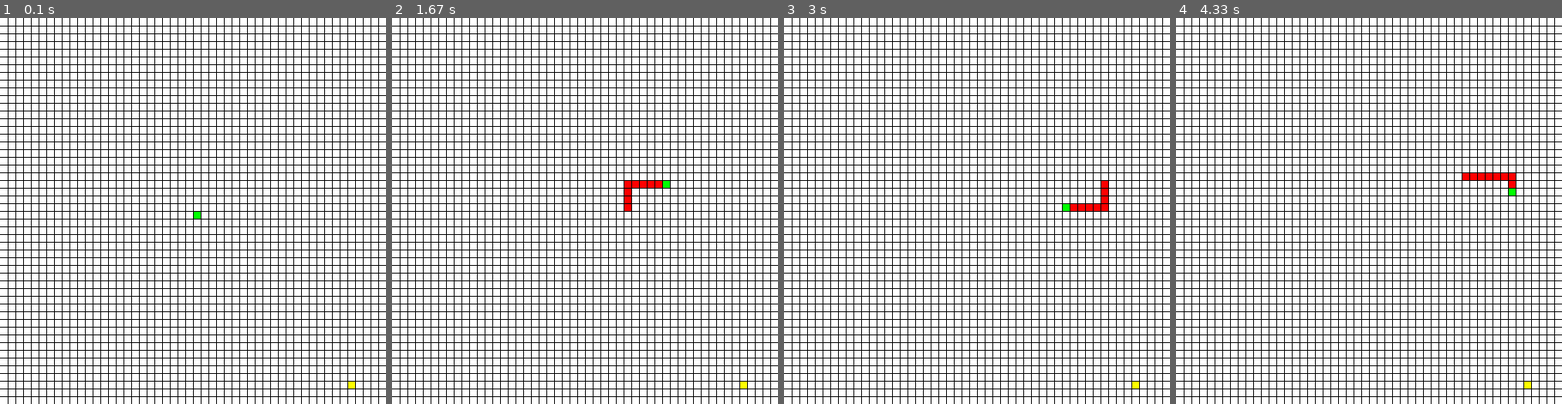
Above: before the commit, frames 1-4 (left to right).
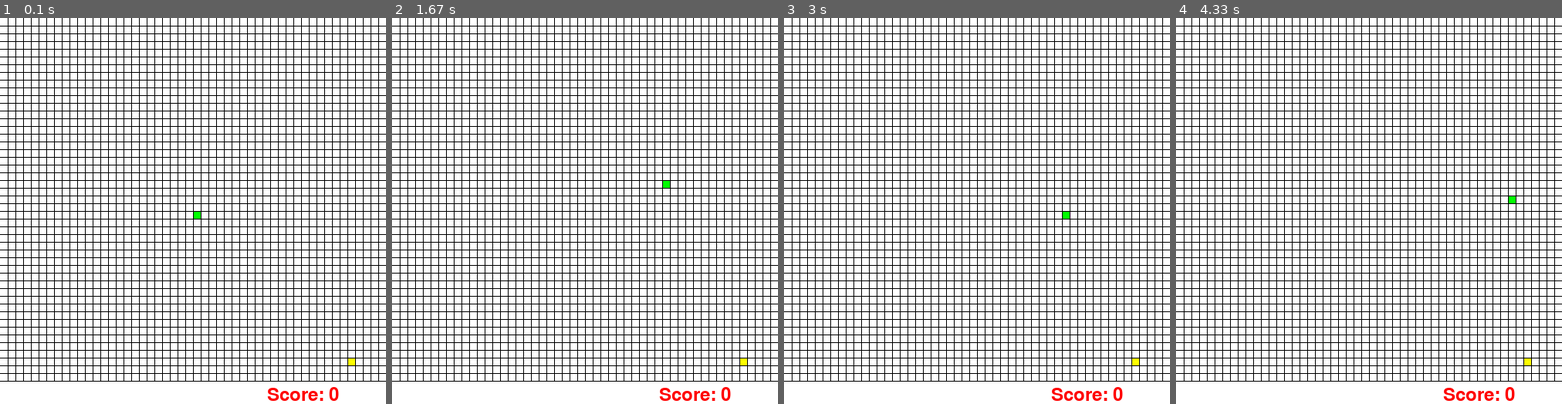
Above: after the commit, the same moments.

Repository: BlakeHord/Pygame-Snake
Game: pygame game, started from snake.py
Same seed, same stepped clock (60 frames per second), same inputs: the game is played once before the commit and once after it.
Inputs:
- Up to frame 1 (0.1 s): no input
- Up to frame 2 (1.67 s): hold Right 0.33-0.8 s; hold Up 0.83-1.13 s; hold Right 1.17-1.63 s
- Up to frame 3 (3 s): hold Down 2.23-2.53 s; hold Left 2.57-2.97 s
- Up to frame 4 (4.33 s): hold Up 3-3.37 s; hold Right 3.4-4.03 s; hold Down from 4.07 s (still down)

The runs differ from the first frame. In frame 1, 1.3% of the frame differs, in the area x 0-100%, y 88-100%; in frame 2, 1.5%; in frame 3, 1.6%, in the area x 0-100%, y 42-100%; in frame 4, 1.6%.

Commit message:
Added score functionality, reduced grid area

Diff:
--- a/snake.py
+++ b/snake.py
@@ -24,8 +24,9 @@
 
     def draw(self, screen):
         for i in range(1,self.num + 1):
-            pygame.draw.line(screen, black, [0,CELLSIZE*i], [500,CELLSIZE*i])
-            pygame.draw.line(screen, black, [CELLSIZE*i,0], [CELLSIZE*i,500])
+            if i < self.num - 1:
+                pygame.draw.line(screen, black, [0,CELLSIZE*i], [500,CELLSIZE*i])
+            pygame.draw.line(screen, black, [CELLSIZE*i,0], [CELLSIZE*i,470])
 
 def timeStep(blockList):
     for j in range(len(blockList)-1,0,-1):
@@ -39,6 +40,7 @@
     text = font.render("GAME OVER", 1, red)
     textpos = text.get_rect()
     textpos.centerx = screen.get_rect().centerx
+    textpos.centery = screen.get_rect().centery
     screen.blit(text, textpos)
     pygame.display.flip()
     while 1:
@@ -50,7 +52,7 @@
 
 def randomLocation():
     x = randint(0,49)
-    y = randint(0,49)
+    y = randint(0,46)
     return [x,y]
 
 CELLSIZE = 10
@@ -71,7 +73,8 @@
 
 blocks = []
 blocks.append(player)
-moreBlocks = 8
+moreBlocks = 0
+score = 0
 
 # Initial random location for prize
 prize = [1,1]
@@ -85,11 +88,27 @@
     if a == 0:
         break
 
+# Score text
+font = pygame.font.Font(None, 36)
+score_string = "Score:"
+text = font.render(score_string, 1, red)
+textpos = text.get_rect()
+textpos.bottomleft = [400,500]
+textpos.bottomright = [420,500]
+
+score_num = str(score)
+text1 = font.render(score_num, 1, red)
+textpos1 = text.get_rect()
+textpos1.bottomleft = [490,500]
+textpos1.bottomright = [500,500]
+
 # Initial Display
 screen.fill(white)
 pygame.draw.rect(screen, yellow, [prize[0]*CELLSIZE,prize[1]*CELLSIZE,10,10])
 player.draw(screen)
 grid.draw(screen)
+screen.blit(text, textpos)
+screen.blit(text1, textpos1)
 pygame.display.flip()
 
 p = 0
@@ -97,6 +116,10 @@
     for event in pygame.event.get():
         if event.type == pygame.KEYDOWN:
             p = 1
+        if event.type == pygame.QUIT:
+            pygame.display.quit()
+            pygame.quit()
+            sys.exit()
     if p == 1:
         break
 
@@ -122,12 +145,13 @@
     for thing in blocks:
         if thing.pos == next:
             gameOver(screen)
-    if next[0] > 49 or next[1] > 49 or next[0] < 0 or next[1] < 0:
+    if next[0] > 49 or next[1] > 46 or next[0] < 0 or next[1] < 0:
         gameOver(screen)
 
     # Check if the next location of the head is the prize
     if next == prize:
         moreBlocks += 3
+        score += 10
         a = 0
         while 1:
             prize = randomLocation()
@@ -141,12 +165,27 @@
     # Step one
     timeStep(blocks)
 
+    # Update score
+    score_string = "Score:"
+    text = font.render(score_string, 1, red)
+    textpos = text.get_rect()
+    textpos.bottomleft = [400,500]
+    textpos.bottomright = [420,500]
+
+    score_num = str(score)
+    text1 = font.render(score_num, 1, red)
+    textpos1 = text.get_rect()
+    textpos1.bottomleft = [490,500]
+    textpos1.bottomright = [500,500]
+
     # Draw onto screen
     screen.fill(white)
     for i in range(len(blocks)):
         blocks[i].draw(screen)
     pygame.draw.rect(screen, yellow, [prize[0]*CELLSIZE,prize[1]*CELLSIZE,10,10])
     grid.draw(screen)
+    screen.blit(text, textpos)
+    screen.blit(text1, textpos1)
     pygame.display.flip()
 
     # Add more blocks to end of chain
@@ -156,5 +195,5 @@
         blocks.append(buff)
 
     # Add a buffer for the timesetp (SCALE LATER BY THE LENGTH OF THE SNAKE)
-    length = 100 - 0.3*len(blocks)
+    length = 100 - int(0.3*len(blocks))
     pygame.time.wait(length)
